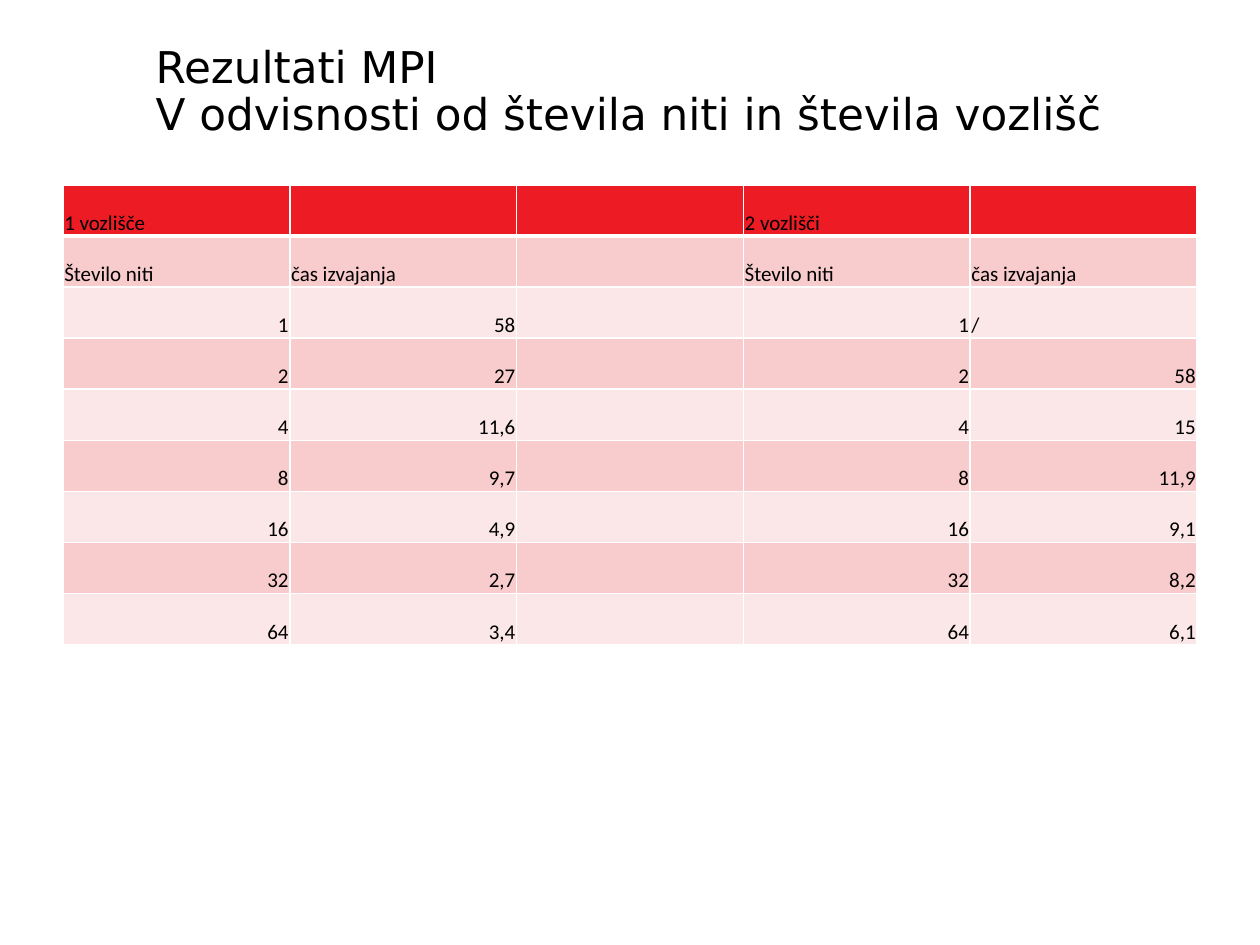
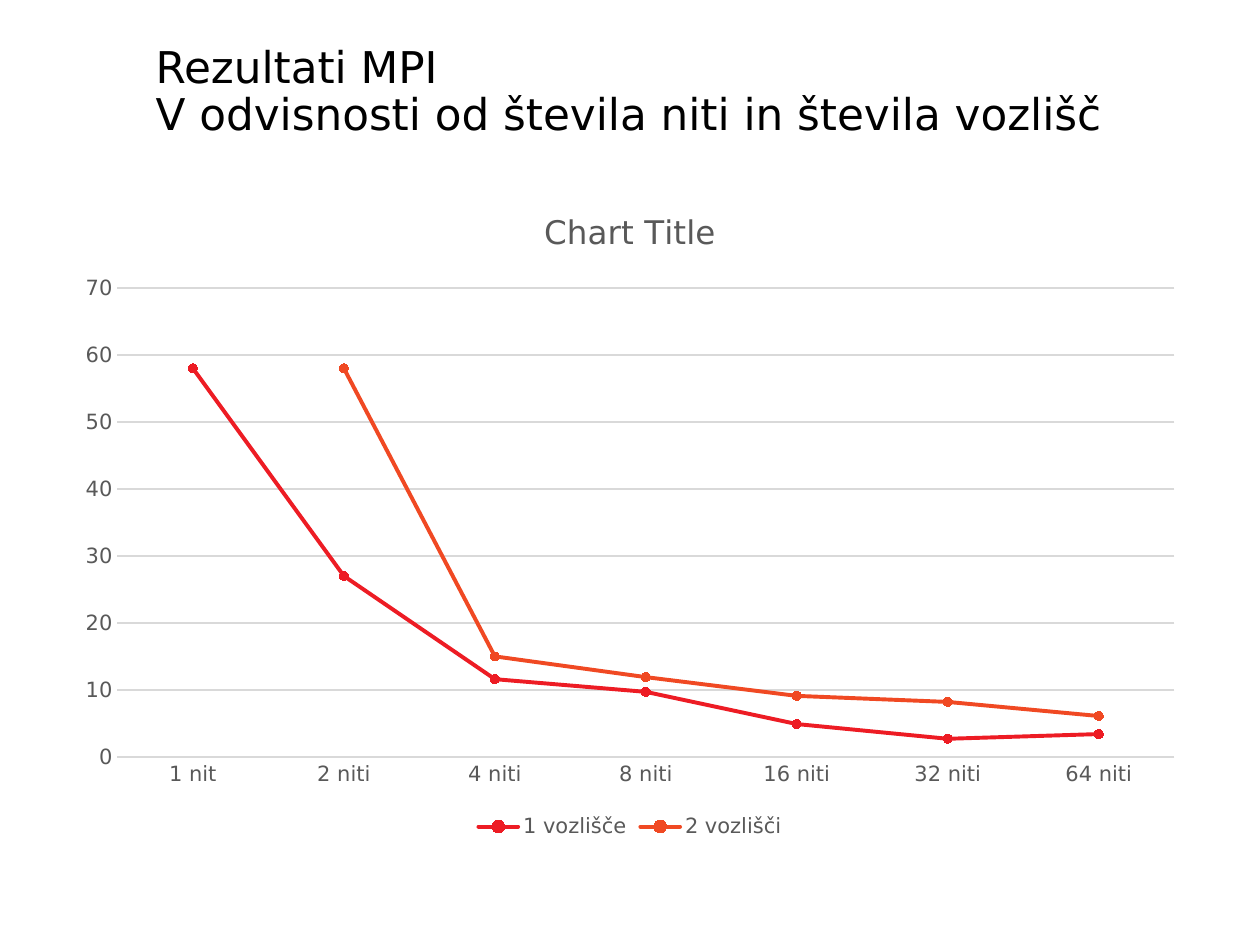
Before and after one commit to ph2355/heat-distribution, a slide deck: slide 13 of presentation.pptx. Drawn at 1260x945 pixels with LibreOffice and Linux fonts; fonts in the diff are those of the drawing; background and template pictures are left out. Boxes give left, top, right and bottom in pixels: in the first picture for what was removed or moved away, otherwise in the second. Text is boxed around its words. In the diff, an @@ line names an element or a change of style, - is before the commit and + after.

```diff
--- a/presentation.pptx
+++ b/presentation.pptx
@@ table removed at (63,185,1197,646), 9 rows, 5 columns @@
-1 vozlišče |  |  | 2 vozlišči | 
-Število niti | čas izvajanja |  | Število niti | čas izvajanja
-1 | 58 |  | 1 | /
-2 | 27 |  | 2 | 58
-4 | 11,6 |  | 4 | 15
-8 | 9,7 |  | 8 | 11,9
-16 | 4,9 |  | 16 | 9,1
-32 | 2,7 |  | 32 | 8,2
-64 | 3,4 |  | 64 | 6,1
@@ line chart added at (63,185,1197,844) @@
+categories: 1 nit, 2 niti, 4 niti, 8 niti, 16 niti, 32 niti, 64 niti
+1 vozlišče: 58, 27, 12, 10, 5, 3, 3
+2 vozlišči: -, 58, 15, 12, 9, 8, 6
```
Also in this commit, not shown: 4 other slides changed, 2 other files.
